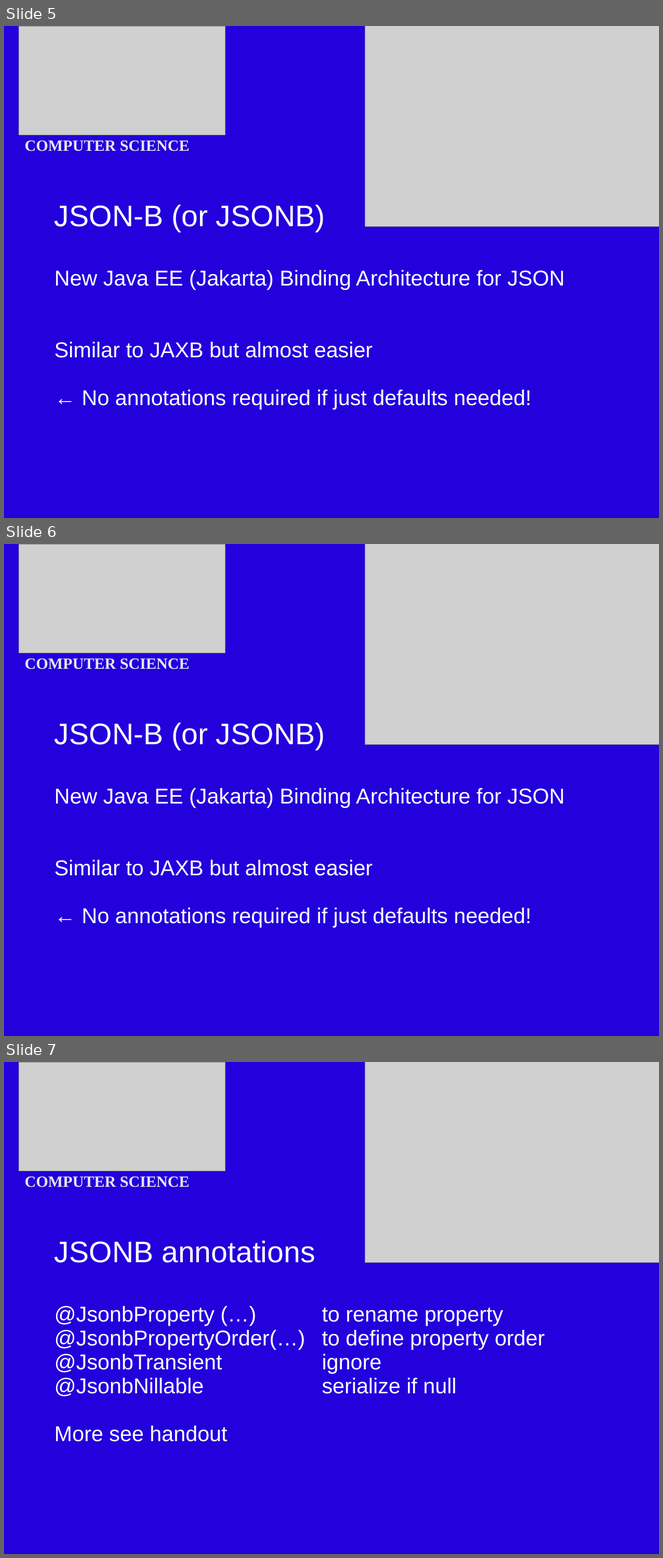
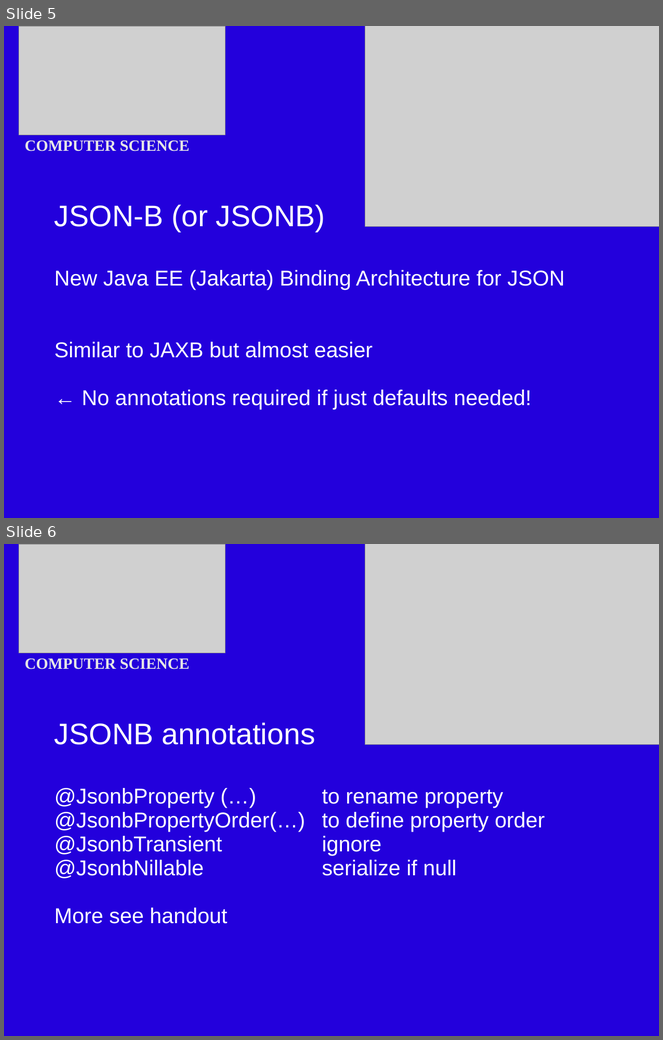
Before and after one commit to BOwsnicki/Distrib, a slide deck: slides/JSONB.odp. Shown one above the other, each under a label of ours: slides 5, 6 and 7 before the commit, slides 5 and 6 after it. The pictures are 663x1558 and 663x1040 pixels, drawn with LibreOffice and Linux fonts; fonts in the diff are those of the drawing; grey boxes stand for pictures. Boxes give left, top, right and bottom in pixels: in the first picture for what was removed or moved away, otherwise in the second. Text is boxed around its words. In the diff, an @@ line names an element or a change of style, - is before the commit and + after.

Commit message:
Some JSON cleanup

```diff
--- a/slides/JSONB.odp
+++ b/slides/JSONB.odp
@@ slide 6 removed at box(4, 544, 659, 1036), background #2300DC @@
@@ picture removed at box(19, 544, 225, 653) @@
@@ picture removed at box(365, 544, 659, 744) @@
@@ text removed at box(25, 658, 190, 669) @@
-COMPUTER SCIENCE
@@ text removed at box(54, 722, 565, 927) @@
-JSON-B (or JSONB)
-New Java EE (Jakarta) Binding Architecture for JSON
-Similar to JAXB but almost easier
-← No annotations required if just defaults needed!
@@ what was slide 7 is now slide 6 @@
```
Also in this commit, not shown: 1 slide changed, 1 other file.
